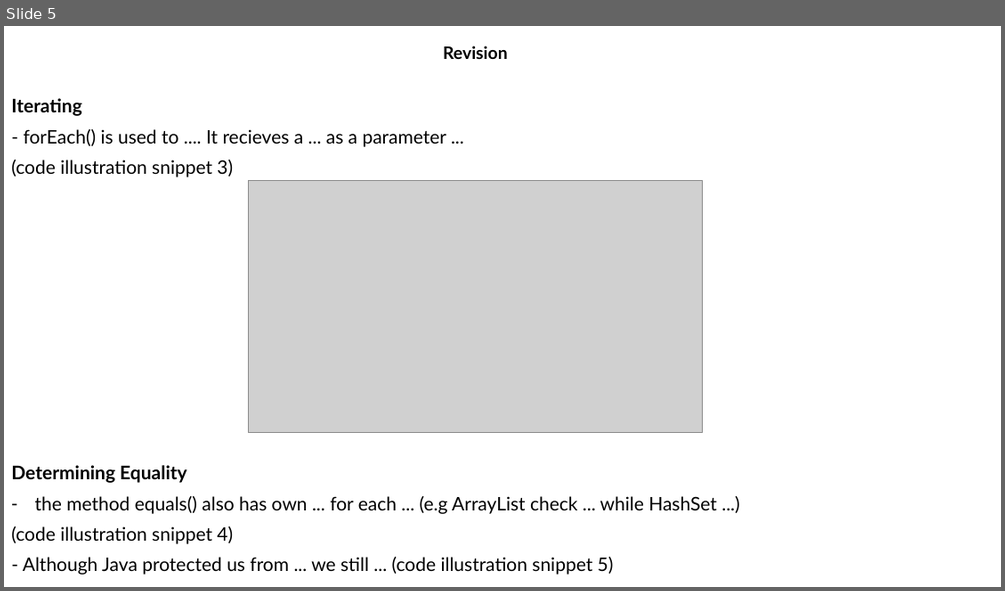
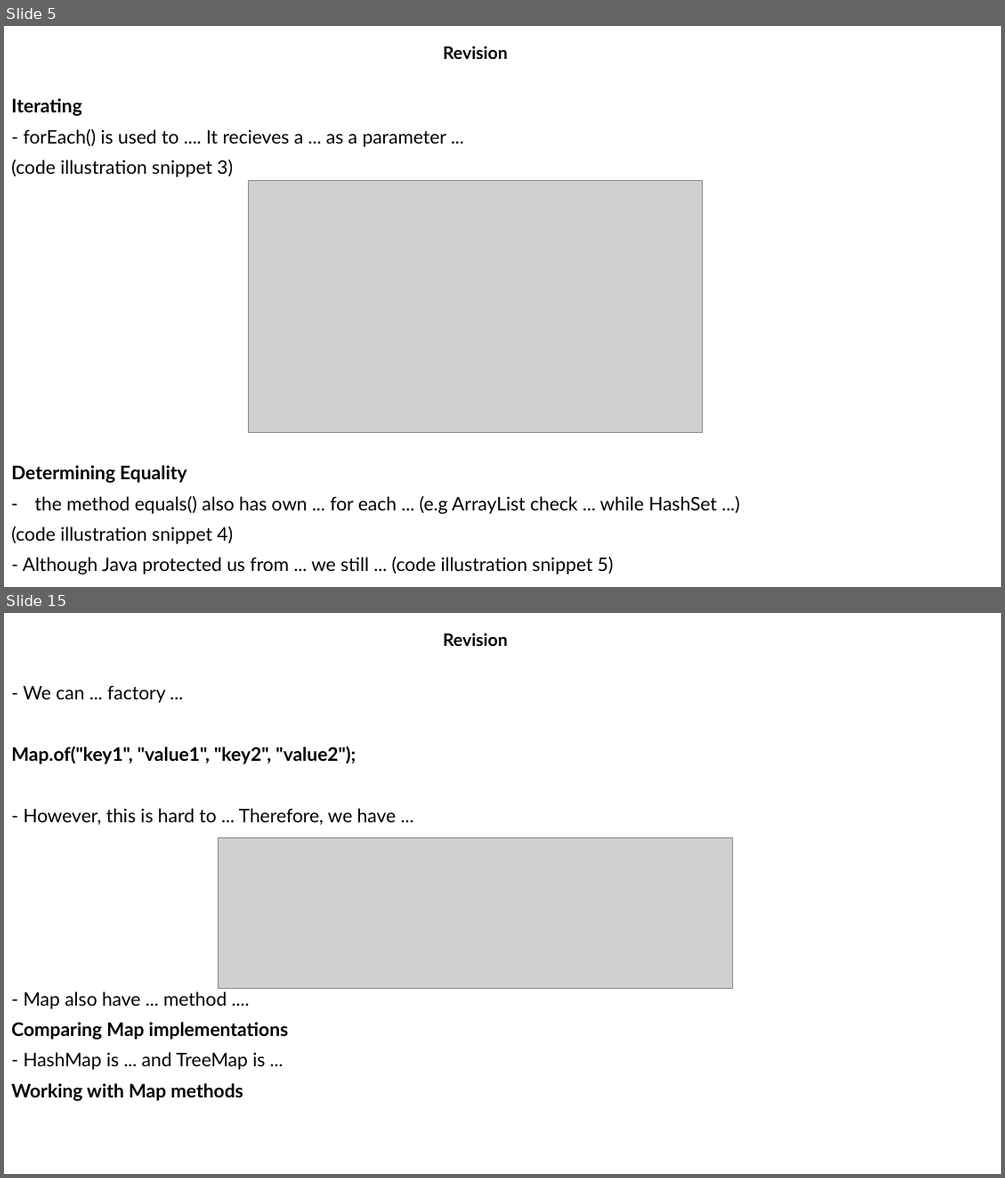
Before and after one commit to MaiDinhVinh/CS-Java, a slide deck: OCP17/Chapter 9 - Collections and Generics.pptx. Shown one above the other, each under a label of ours: slide 5 before the commit, slides 5 and 15 after it; the slides between them are not shown. The pictures are 1005x591 and 1005x1178 pixels, drawn with LibreOffice and Linux fonts; fonts in the diff are those of the drawing; grey boxes stand for pictures. Boxes give left, top, right and bottom in pixels: in the first picture for what was removed or moved away, otherwise in the second. Text is boxed around its words. In the diff, an @@ line names an element or a change of style, - is before the commit and + after.

```diff
--- a/OCP17/Chapter 9 - Collections and Generics.pptx
+++ b/OCP17/Chapter 9 - Collections and Generics.pptx
@@ slide 15 added at [4, 613, 1001, 1174], background #FFFFFF @@
@@ subtitle added at [443, 633, 508, 646], 16.6 pt, text #000000, bold @@
+Revision
@@ text added at [11, 685, 396, 1101], 18 pt, text #000000 @@
+- We can ... factory ...
+Map.of("key1", "value1", "key2", "value2");
+- However, this is hard to ... Therefore, we have ...
+- Map also have ... method ....
+Comparing Map implementations
+- HashMap is ... and TreeMap is ...
+Working with Map methods
@@ picture added at [218, 837, 733, 988] @@
```
Also in this commit, not shown: 1 slide changed, 16 other slides added.
